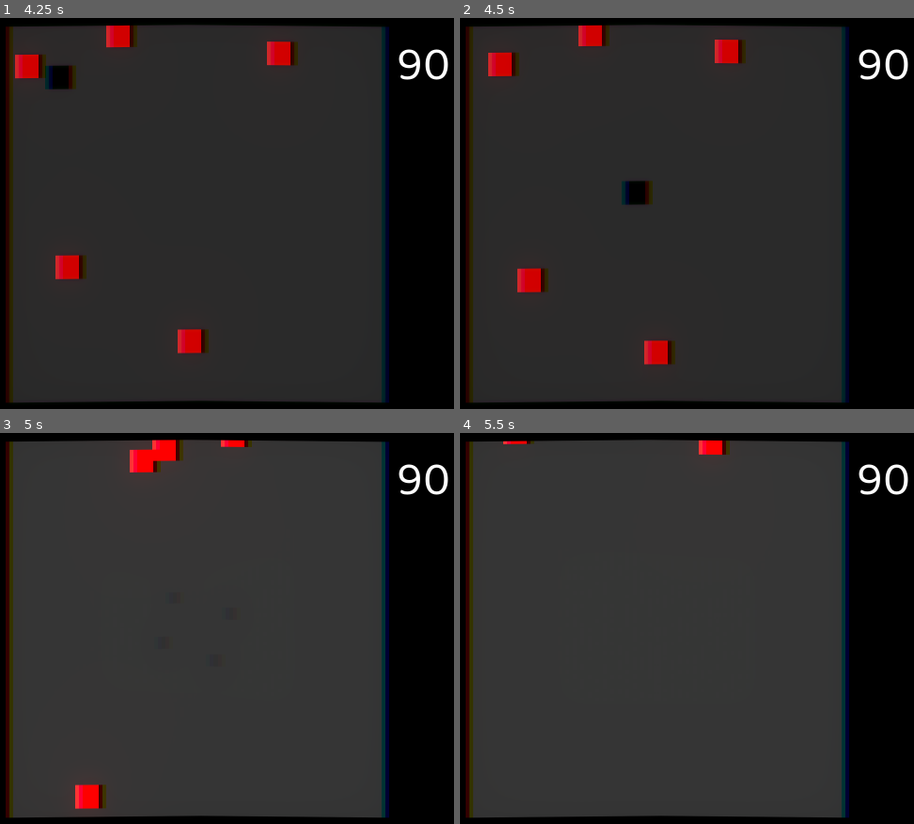
Above: before the commit, frames 1-4 (two rows, left to right).
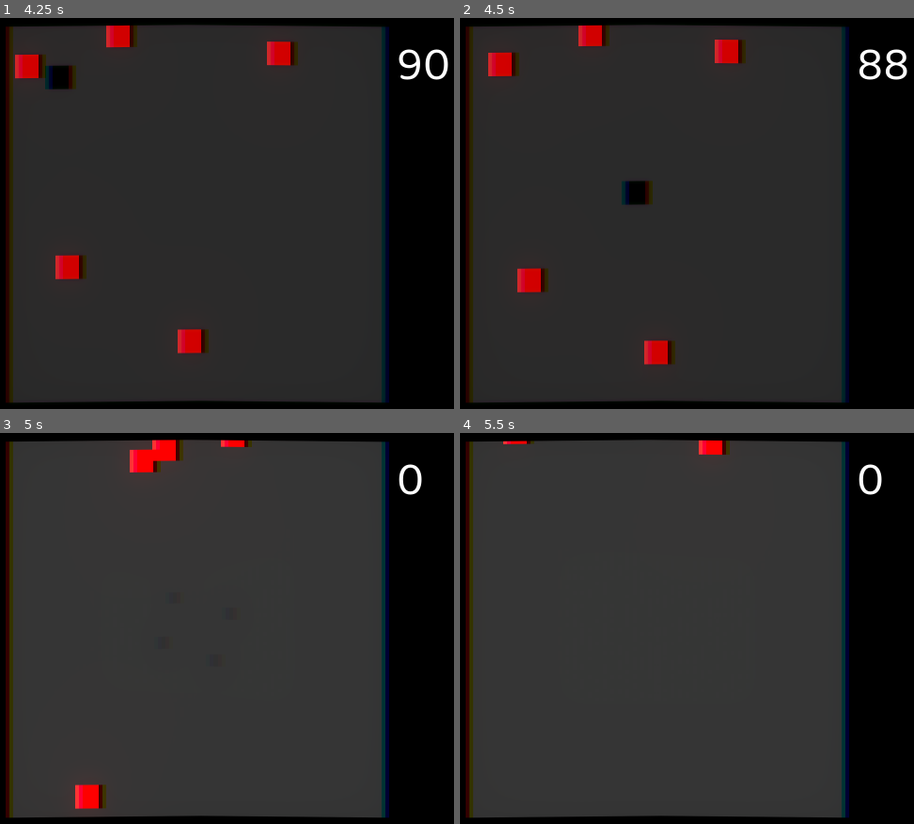
Above: after the commit, the same moments.

Repository: mariothedog/Dodge-and-Explode-
Game: Godot game, scene res://Levels/Endless Level.tscn
Two runs of this game, one before a commit and one after it. Both use one fixed random seed, a clock stepped at 60 frames per second and the inputs below. The engine's default icon, where the game draws it, is replaced by a stand-in: a white triangle on a blue panel in a dark square.
Inputs:
- Up to frame 1 (4.25 s): hold W (move_up) 0.53-2.03 s; hold A (move_left) 2.03-3.53 s; hold S (move_down) from 3.53 s (still down); tap R (restart) at 4.15 s
- Up to frame 2 (4.5 s): release S (move_down) at 4.28 s; hold D (move_right) from 4.28 s (still down)
- Up to frame 3 (5 s): keep holding D (move_right)
- Up to frame 4 (5.5 s): release D (move_right) at 5.03 s; hold W (move_up) from 5.03 s (still down)

Frame 1 is identical in both runs. In frame 2, 0.3% of the frame differs, in the area x 87-99%, y 7-16%; in frame 3, 0.4%; in frame 4, 0.4%.

Commit message:
Added a restart animation to the score.

Diff:
--- a/Levels/Endless Level.gd
+++ b/Levels/Endless Level.gd
@@ -1,6 +1,10 @@
 extends Node2D
 
+# Preload resources
 var enemy_scene = preload("res://Enemies/Enemy.tscn")
+
+# Signals
+signal manually_restarting
 
 # Main constants
 const centre = Vector2.ZERO
@@ -95,6 +99,7 @@
 
 func manual_restart():
 	restarting = true
+	emit_signal("manually_restarting")
 	$"Spawn Enemy".stop()
 
 	$Player.disable_collision_shapes()
--- a/Levels/Endless Level.tscn
+++ b/Levels/Endless Level.tscn
@@ -147,6 +147,7 @@
 }
 
 [node name="HUD" parent="." instance=ExtResource( 6 )]
+[connection signal="manually_restarting" from="." to="HUD" method="_on_Endless_Level_manually_restarting"]
 [connection signal="dead" from="Player" to="." method="_on_Player_dead"]
 [connection signal="slow_mo_disabled" from="Player" to="." method="_on_Player_slow_mo_disabled"]
 [connection signal="slow_mo_enabled" from="Player" to="." method="_on_Player_slow_mo_enabled"]
--- a/UI/HUD.gd
+++ b/UI/HUD.gd
@@ -2,7 +2,17 @@
 
 var score = 0
 
+func update_score(value):
+	$MarginContainer/Score.text = str(value)
+
 func _on_Enemy_dead():
 	score += 10
 
-	$MarginContainer/Score.text = str(score)
+	update_score(score)
+
+func _on_Endless_Level_manually_restarting():
+	$Tween.interpolate_property(self, "score", score, 0, 0.5, Tween.TRANS_CIRC, Tween.EASE_IN_OUT)
+	$Tween.start()
+
+func _on_Tween_tween_step(_object, _key, _elapsed, _value):
+	update_score(round(score))
--- a/UI/HUD.tscn
+++ b/UI/HUD.tscn
@@ -19,9 +19,12 @@
 }
 
 [node name="Score" type="Label" parent="MarginContainer"]
-margin_top = 56.0
+margin_top = 41.0
 margin_right = 240.0
-margin_bottom = 165.0
+margin_bottom = 150.0
 custom_fonts/font = SubResource( 1 )
 text = "0"
 autowrap = true
+
+[node name="Tween" type="Tween" parent="."]
+[connection signal="tween_step" from="Tween" to="." method="_on_Tween_tween_step"]
